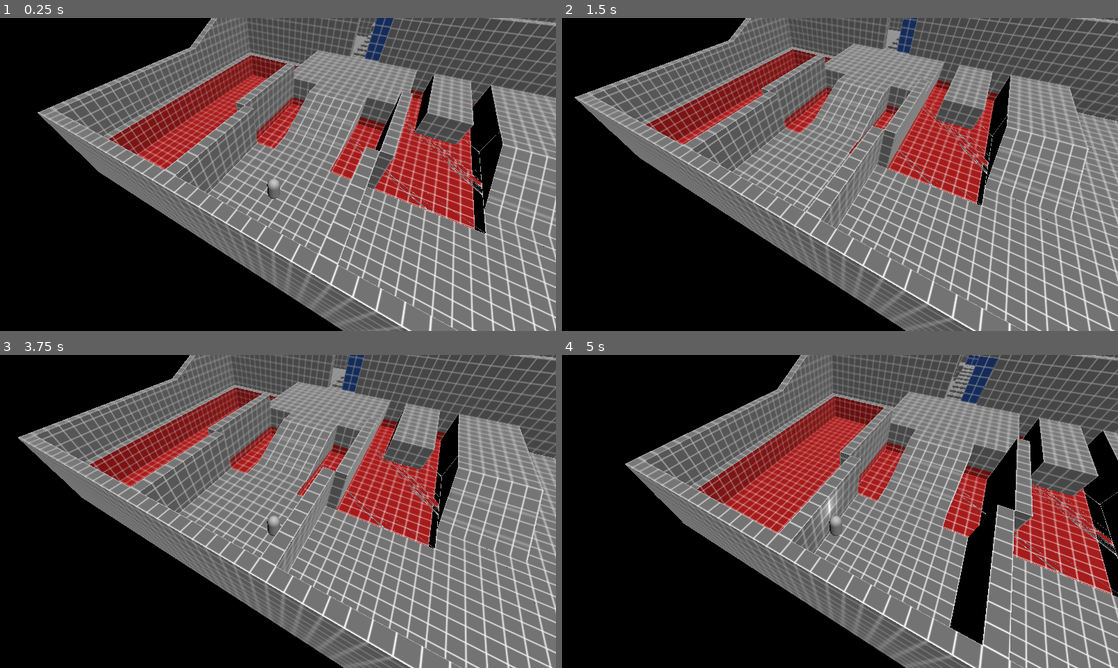
Above: before the commit, frames 1-4 (two rows, left to right).
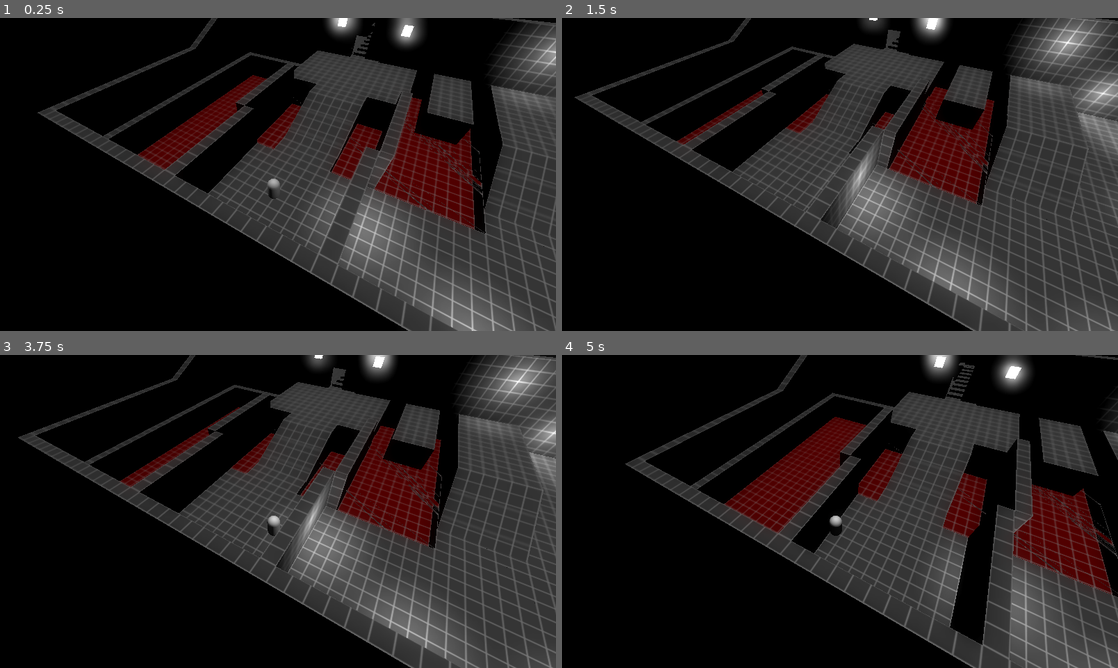
Above: after the commit, the same moments.

Repository: Degenerate-Games/shadows-below
Game: Godot game, scene res://scenes/levels/greyBoxTest.tscn
Same seed, same stepped clock (60 frames per second), same inputs: the game is played once before the commit and once after it. This scene is started directly instead of the project's main scene. Sound files missing from this copy of the repository are replaced by a short silence.
Inputs (mouse positions are in pixels of both pictures, inside the frame that each line leads up to):
- Up to frame 1 (0.25 s): no input
- Up to frame 2 (1.5 s): move the mouse to (962, 158) at 0.52 s; hold D (move_right) 0.53-1.25 s; tap B (bake) at 0.6 s; click (962, 158) at 0.67 s; tap Enter at 1.25 s; drag from (728, 190) to (812, 237) at 1.27 s
- Up to frame 3 (3.75 s): tap Space at 2, 3.5 s; move the mouse to (333, 442) at 2.02 s; hold D (move_right) 2.03-2.75 s; tap K (mixing_ui_clear) at 2.1 s; tap Enter at 2.75 s; drag from (250, 574) to (111, 464) at 2.77 s; move the mouse to (444, 558) at 3.52 s; hold A (move_left) from 3.53 s (still down); tap J (mixing_ui_red) at 3.6 s
- Up to frame 4 (5 s): release A (move_left) at 4.25 s; drag from (673, 464) to (756, 433) at 4.27 s

The runs differ from the first frame. In frame 1, 65% of the frame differs, in the area x 6-100%, y 0-100%; in frame 2, 67%, in the area x 2-100%, y 0-100%; in frame 3, 66%; in frame 4, 61%.

Commit message:
Added lighting and post processing

Diff:
--- a/project.godot
+++ b/project.godot
@@ -135,7 +135,4 @@
 global_illumination/sdfgi/probe_ray_count=0
 global_illumination/sdfgi/frames_to_converge=0
 global_illumination/sdfgi/frames_to_update_lights=0
-environment/volumetric_fog/volume_size=16
-environment/volumetric_fog/volume_depth=16
-environment/volumetric_fog/use_filter=0
 environment/defaults/default_clear_color=Color(0, 0, 0, 0)
--- a/scenes/levels/greyBoxTest.tscn
+++ b/scenes/levels/greyBoxTest.tscn
@@ -1,11 +1,37 @@
-[gd_scene load_steps=5 format=3 uid="uid://dgww053qoe1qb"]
+[gd_scene load_steps=9 format=3 uid="uid://dgww053qoe1qb"]
 
 [ext_resource type="Material" uid="uid://d1ao2b8l3arqi" path="res://assets/materials/grids/blueGrid.tres" id="1_lqubw"]
 [ext_resource type="Material" uid="uid://3n7d3n5y6lt8" path="res://assets/materials/grids/greyGrid.tres" id="2_on3y8"]
 [ext_resource type="PackedScene" uid="uid://bycm4lkpx8o7e" path="res://scenes/player_3d.tscn" id="3_3cw6b"]
 [ext_resource type="Material" uid="uid://dcubaepqrsoa2" path="res://assets/materials/grids/redGrid.tres" id="3_fxmlb"]
 
+[sub_resource type="Environment" id="Environment_m0qvq"]
+ssil_enabled = true
+sdfgi_enabled = true
+glow_enabled = true
+glow_strength = 0.6
+glow_bloom = 0.5
+glow_blend_mode = 1
+volumetric_fog_enabled = true
+volumetric_fog_density = 0.0
+adjustment_enabled = true
+
+[sub_resource type="StandardMaterial3D" id="StandardMaterial3D_13wwq"]
+emission_enabled = true
+emission = Color(1, 1, 1, 1)
+emission_energy_multiplier = 23.55
+
+[sub_resource type="BoxMesh" id="BoxMesh_2ya4p"]
+material = SubResource("StandardMaterial3D_13wwq")
+
+[sub_resource type="FogMaterial" id="FogMaterial_ukorq"]
+emission = Color(2.40654e-08, 0.351875, 0.211104, 1)
+edge_fade = 1.39288
+
 [node name="GreyBoxTest" type="Node3D"]
+
+[node name="WorldEnvironment" type="WorldEnvironment" parent="."]
+environment = SubResource("Environment_m0qvq")
 
 [node name="CSGCombiner3D" type="CSGCombiner3D" parent="."]
 transform = Transform3D(1, 0, 0, 0, 1, 0, 0, 0, 1, 0, 0, 0)
@@ -201,7 +227,71 @@
 material = ExtResource("2_on3y8")
 
 [node name="DirectionalLight3D" type="DirectionalLight3D" parent="."]
-transform = Transform3D(0.5, -0.75, 0.433013, 0, 0.5, 0.866025, -0.866025, -0.433013, 0.25, 0, 10.8796, 0)
+transform = Transform3D(-0.173648, -0.984808, 4.37114e-08, 7.5904e-09, 4.30473e-08, 1, -0.984808, 0.173648, 1.91069e-15, 0, 20, 0)
+light_energy = 0.1
 
 [node name="Player3D" parent="." instance=ExtResource("3_3cw6b")]
 transform = Transform3D(1, 0, 0, 0, 1, 0, 0, 0, 1, 0, 1, 20)
+
+[node name="Lights" type="Node" parent="."]
+
+[node name="OmniLight3D" type="OmniLight3D" parent="Lights"]
+transform = Transform3D(1, 0, 0, 0, 1, 0, 0, 0, 1, -4, 4, 20)
+omni_range = 6.0
+
+[node name="OmniLight3D2" type="OmniLight3D" parent="Lights"]
+transform = Transform3D(1, 0, 0, 0, 1, 0, 0, 0, 1, 4, 4, 20)
+omni_range = 6.0
+
+[node name="OmniLight3D3" type="OmniLight3D" parent="Lights"]
+transform = Transform3D(1, 0, 0, 0, 1, 0, 0, 0, 1, 4, 7, -4)
+omni_range = 6.0
+
+[node name="OmniLight3D4" type="OmniLight3D" parent="Lights"]
+transform = Transform3D(1, 0, 0, 0, 1, 0, 0, 0, 1, -4, 7, -4)
+omni_range = 6.0
+
+[node name="OmniLight3D5" type="OmniLight3D" parent="Lights"]
+transform = Transform3D(1, 0, 0, 0, 1, 0, 0, 0, 1, 18, 7, -4)
+omni_range = 6.0
+
+[node name="OmniLight3D6" type="OmniLight3D" parent="Lights"]
+transform = Transform3D(1, 0, 0, 0, 1, 0, 0, 0, 1, 7, 3, 19)
+omni_range = 6.0
+
+[node name="OmniLight3D7" type="OmniLight3D" parent="Lights"]
+transform = Transform3D(1, 0, 0, 0, 1, 0, 0, 0, 1, 14, 3, 23)
+omni_range = 6.0
+
+[node name="OmniLight3D8" type="OmniLight3D" parent="Lights"]
+transform = Transform3D(1, 0, 0, 0, 1, 0, 0, 0, 1, 23, 3, 23)
+omni_range = 6.0
+
+[node name="OmniLight3D9" type="OmniLight3D" parent="Lights"]
+transform = Transform3D(1, 0, 0, 0, 1, 0, 0, 0, 1, 28, 3, 18)
+omni_range = 6.0
+
+[node name="OmniLight3D10" type="OmniLight3D" parent="Lights"]
+transform = Transform3D(1, 0, 0, 0, 1, 0, 0, 0, 1, 28, 3, 10)
+omni_range = 6.0
+
+[node name="OmniLight3D11" type="OmniLight3D" parent="Lights"]
+transform = Transform3D(1, 0, 0, 0, 1, 0, 0, 0, 1, 28, 3, 0)
+omni_range = 6.0
+
+[node name="OmniLight3D12" type="OmniLight3D" parent="Lights"]
+transform = Transform3D(1, 0, 0, 0, 1, 0, 0, 0, 1, 24, 3, -4)
+omni_range = 6.0
+
+[node name="MeshInstance3D" type="MeshInstance3D" parent="Lights"]
+transform = Transform3D(1, 0, 0, 0, 1, 0, 0, 0, 1, -4, 7, -5)
+mesh = SubResource("BoxMesh_2ya4p")
+
+[node name="MeshInstance3D2" type="MeshInstance3D" parent="Lights"]
+transform = Transform3D(1, 0, 0, 0, 1, 0, 0, 0, 1, 4, 7, -5)
+mesh = SubResource("BoxMesh_2ya4p")
+
+[node name="FogVolume" type="FogVolume" parent="."]
+transform = Transform3D(1, 0, 0, 0, 1, 0, 0, 0, 1, -14, -2, 9)
+size = Vector3(14, 3, 31)
+material = SubResource("FogMaterial_ukorq")
Not shown: 1 places in scenes/levels/3d_test_level.tscn that only renumber resources
